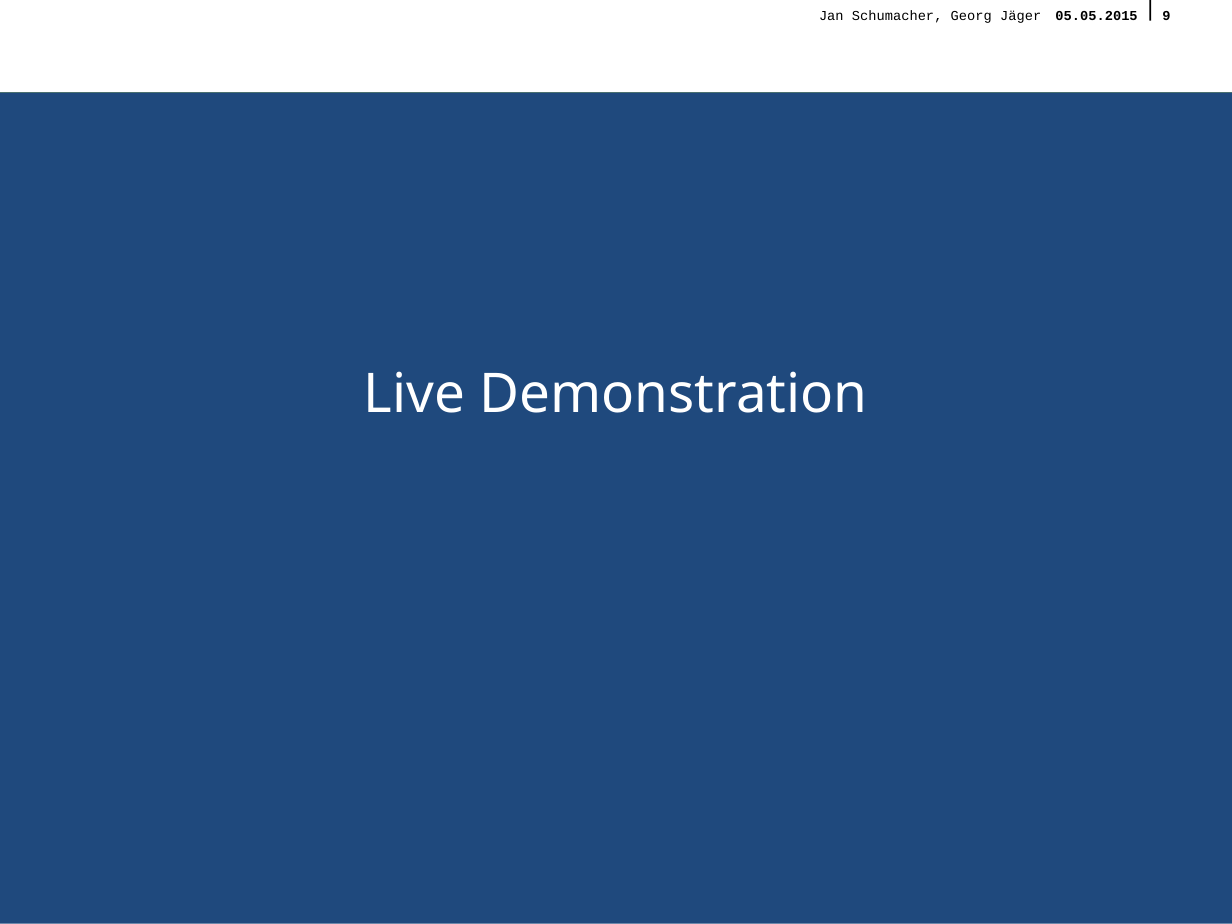
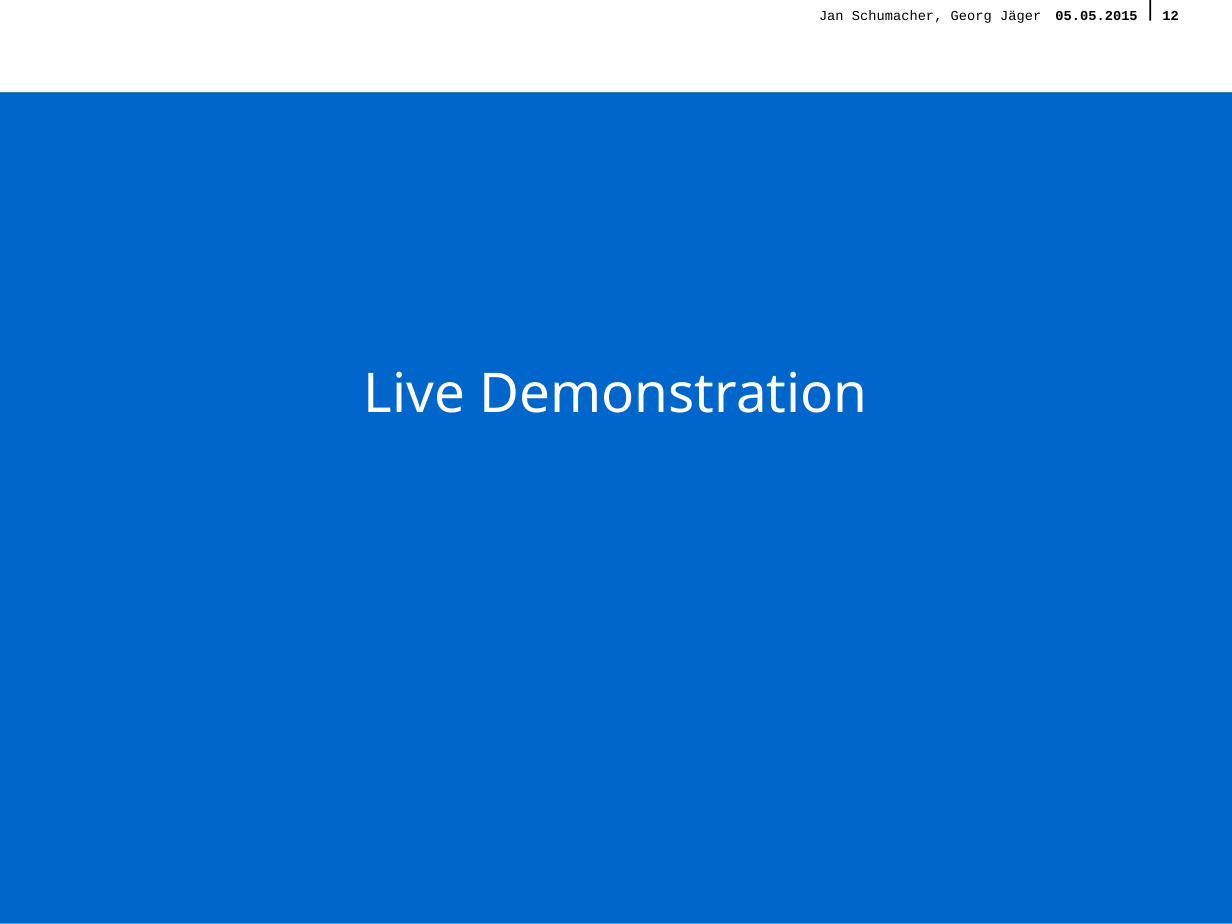
Before and after one commit to querquer/faultframework, a slide deck: slide 12 of Presentation/FinalePraesentationFramework.odp (slide 9 before the commit). Drawn at 1232x924 pixels with LibreOffice and Linux fonts; fonts in the diff are those of the drawing; background and template pictures are left out. Boxes give left, top, right and bottom in pixels: in the first picture for what was removed or moved away, otherwise in the second. Text is boxed around its words. In the diff, an @@ line names an element or a change of style, - is before the commit and + after.

```diff
--- a/Presentation/FinalePraesentationFramework.odp
+++ b/Presentation/FinalePraesentationFramework.odp
@@ page number at (1162, 11, 1178, 20): text changed @@
-9
+12
@@ rectangle at (0, 92, 1232, 924): fill #1F497D to #0066CC @@
```
Also in this commit, not shown: 1 other slide changed, 6 slides added, 2 slides removed, 2 other files.
